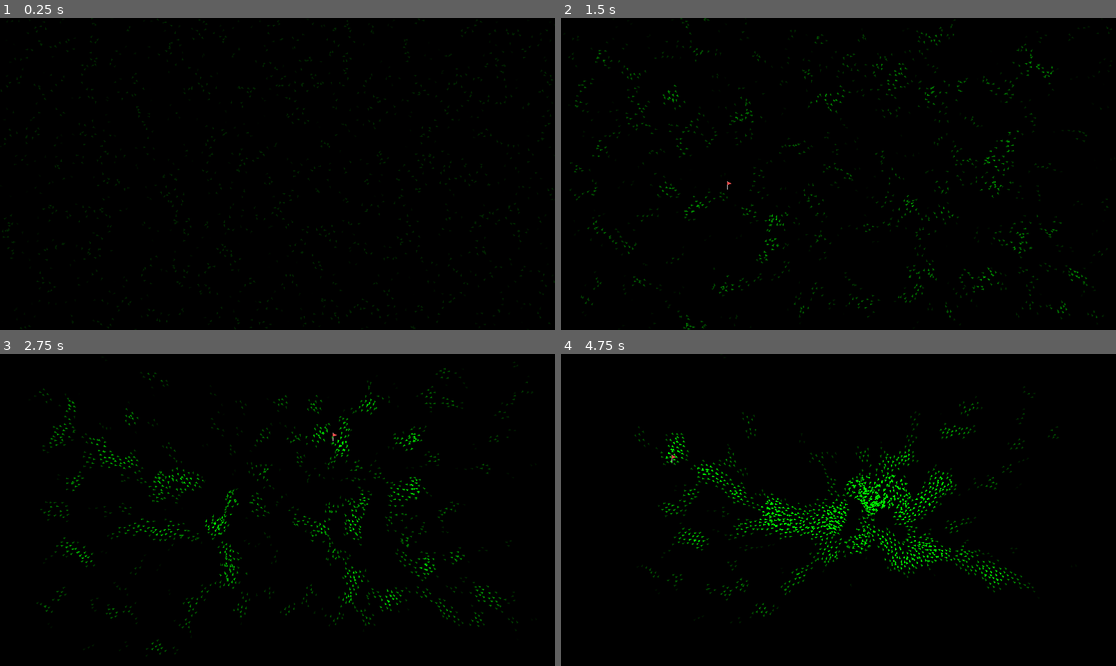
Above: before the commit, frames 1-4 (two rows, left to right).
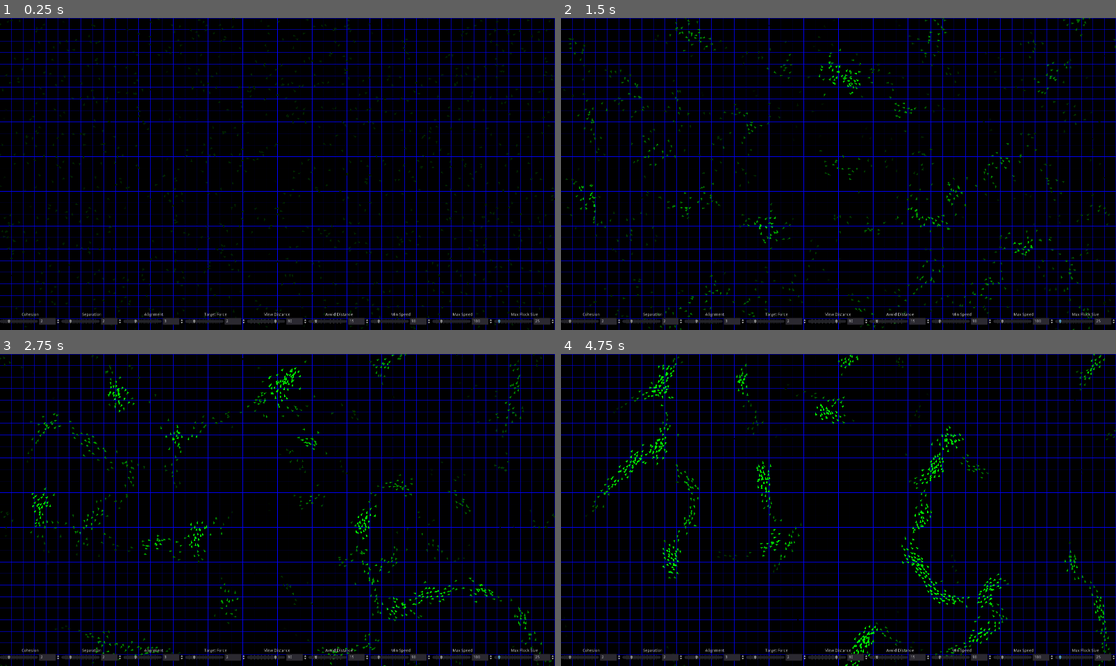
Above: after the commit, the same moments.

Repository: kyrick/godot-boids-acceleration-structure
Game: Godot game, scene res://Levels/RandomSpawn/RandomSpawn.tscn
Same seed, same stepped clock (60 frames per second), same inputs: the game is played once before the commit and once after it.
Inputs (mouse positions are in pixels of both pictures, inside the frame that each line leads up to):
- Up to frame 1 (0.25 s): no input
- Up to frame 2 (1.5 s): move the mouse to (960, 158) at 0.52 s; click (960, 158) at 0.67 s; move the mouse to (727, 189) at 1.27 s; click (727, 189) at 1.42 s
- Up to frame 3 (2.75 s): move the mouse to (333, 441) at 2.02 s; click (333, 441) at 2.17 s
- Up to frame 4 (4.75 s): move the mouse to (810, 572) at 2.77 s; click (810, 572) at 2.92 s; move the mouse to (1005, 556) at 3.52 s; click (1005, 556) at 3.67 s; move the mouse to (672, 463) at 4.27 s; click (672, 463) at 4.42 s

The runs differ from the first frame. In frame 1, 13% of the frame differs, in the area x 0-100%, y 0-100%; in frame 2, 15%; in frame 3, 15%; in frame 4, 16%.

Commit message:
add controls ui. disable flag for now

Diff:
--- a/Actors/Boid/Boid.gd
+++ b/Actors/Boid/Boid.gd
@@ -2,10 +2,10 @@
 
 export(float) var max_speed: = 100.0
 export(float) var min_speed: = 80.0
-export(float) var mouse_follow_force: = 2.0
-export(float) var cohesion_force: = 2.0
-export(float) var algin_force: = 3.0
-export(float) var separation_force: = 5.0
+export(float) var target_force: = 2.0
+export(float) var cohesion: = 2.0
+export(float) var alignment: = 3.0
+export(float) var separation: = 5.0
 export(float) var view_distance: = 50.0
 export(float) var avoid_distance: = 15.0
 export(int) var max_flock_size: = 15
@@ -28,6 +28,8 @@
 
 
 func _input(event):
+	# disable for now
+	return
 	if event is InputEventMouseButton:
 		if event.get_button_index() == BUTTON_LEFT:
 			mouse_follow = true
@@ -44,14 +46,14 @@
 	var vectors = get_flock_status()
 
 	# steer towards vectors
-	var cohesion_vector = vectors[0] * cohesion_force
-	var align_vector = vectors[1] * algin_force
-	var separation_vector = vectors[2] * separation_force
+	var cohesion_vector = vectors[0] * cohesion
+	var align_vector = vectors[1] * alignment
+	var separation_vector = vectors[2] * separation
 	flock_size = vectors[3]
 
 	var acceleration = align_vector + cohesion_vector + separation_vector
 	if mouse_follow:
-		var mouse_vector = global_position.direction_to(_mouse_target) * mouse_follow_force
+		var mouse_vector = global_position.direction_to(_mouse_target) * target_force
 		acceleration += mouse_vector
 
 	velocity = (velocity + acceleration).clamped(max_speed)
@@ -64,11 +66,11 @@
 	var flock_center: = Vector2()
 	var align_vector: = Vector2()
 	var avoid_vector: = Vector2()
-	var flock_size: = 0
+	var other_count: = 0
 
 	for cell in flock:
 		for other in cell:
-			if flock_size == max_flock_size:
+			if other_count == max_flock_size:
 				break
 
 			if other == self:
@@ -78,7 +80,7 @@
 			var other_velocity: Vector2 = other.velocity
 
 			if global_position.distance_to(other_pos) < view_distance:
-				flock_size += 1
+				other_count += 1
 				align_vector += other_velocity
 				flock_center += other_pos
 
@@ -86,16 +88,16 @@
 				if d < avoid_distance:
 					avoid_vector -= other_pos - global_position
 
-	if flock_size:
-		align_vector /= flock_size
-		flock_center /= flock_size
+	if other_count:
+		align_vector /= other_count
+		flock_center /= other_count
 
 		center_vector = global_position.direction_to(flock_center)
 
 	return [center_vector.normalized(),
 			align_vector.normalized(),
 			avoid_vector.normalized(),
-			flock_size]
+			other_count]
 
 
 func get_random_target():
@@ -106,3 +108,35 @@
 func wrap_screen():
 	position.x = wrapf(position.x, 0, screen_size.x)
 	position.y = wrapf(position.y, 0, screen_size.y)
+
+func set_values(params: Dictionary):
+	for param in params.keys():
+		set(param, params[param])
+
+
+func set_max_speed(value: float):
+	max_speed = value
+
+func set_min_speed(value:float):
+	min_speed = value
+
+func set_target_force(value:float):
+	target_force = value
+
+func set_cohesion(value:float):
+	cohesion = value
+
+func set_alignment(value:float):
+	alignment = value
+
+func set_separation(value:float):
+	separation = value
+
+func set_view_distance(value:float):
+	view_distance = value
+
+func set_avoid_distance(value:float):
+	avoid_distance = value
+
+func set_max_flock_size(value:float):
+	max_flock_size = value
--- a/Actors/Boid/Boid.tscn
+++ b/Actors/Boid/Boid.tscn
@@ -3,9 +3,7 @@
 [ext_resource path="res://Actors/Boid/sprites/Chick_Down_Medium.png" type="Texture" id=1]
 [ext_resource path="res://Actors/Boid/Boid.gd" type="Script" id=2]
 
-[node name="Boid" type="Node2D" groups=[
-"prey",
-]]
+[node name="Boid" type="Node2D"]
 script = ExtResource( 2 )
 
 [node name="Chicken" type="Sprite" parent="."]
--- a/Actors/Crow/Crow.tscn
+++ b/Actors/Crow/Crow.tscn
@@ -8,6 +8,7 @@
 __meta__ = {
 "_editor_description_": ""
 }
+avoid_distance = 20.0
 
 [node name="Sprite" type="Sprite" parent="."]
 position = Vector2( 1.61354, 2.23908e-13 )
--- a/Actors/MarkerFlag/MarkerFlag.gd
+++ b/Actors/MarkerFlag/MarkerFlag.gd
@@ -6,6 +6,8 @@
 
 
 func _input(event):
+	# disable for now
+	return
 	if event is InputEventMouseButton:
 		if event.get_button_index() == BUTTON_LEFT:
 			visible = true
--- /dev/null
+++ b/Levels/RandomSpawn/Grid.gd
@@ -0,0 +1,20 @@
+extends Node2D
+
+export var show_grid = true
+
+var struct_size: Vector2
+var struct_scale: int
+
+func _draw():
+	if show_grid and struct_size != null:
+		for x in struct_size.x + 1:
+			var start = Vector2(x * struct_scale, 0)
+			var end = Vector2(x * struct_scale, struct_size.y * struct_scale)
+			draw_line(start, end, Color.blue)
+		for y in struct_size.y + 1:
+			var start = Vector2(0, y * struct_scale)
+			var end = Vector2(struct_size.x * struct_scale, y * struct_scale)
+			draw_line(start, end, Color.blue)
+
+func _process(_delta):
+	update()
--- a/Levels/RandomSpawn/RandomSpawn.gd
+++ b/Levels/RandomSpawn/RandomSpawn.gd
@@ -4,25 +4,28 @@
 
 export(int) var max_boids = 20
 export(PackedScene) var Boid
-export(int) var struct_scale = 10
 export(int) var compute_groups = 4
 
 onready var screen_size: = get_viewport_rect().size
 onready var scaled_points = range(max_boids)
 
-var _accel_struct: AccelStruct
+var accel_struct: AccelStruct
 var boids = []
 
 
 func _ready():
+	var initial_boid_values = $ControlsUI.get_current_values()
+
 	# initialize the boids
 	for _i in max_boids:
 		randomize()
 		var boid = Boid.instance()
 		var init_pos: = Vector2(rand_range(0, screen_size.x), rand_range(0, screen_size.y))
 		boid.position = init_pos
+		boid.add_to_group("boids")
+		boid.set_values(initial_boid_values)
 		boids.append(boid)
-		add_child(boid)
+		$Boids.add_child(boid)
 
 
 func _process(delta):
@@ -30,21 +33,27 @@
 	build_struct()
 	# update each boid with it's respective partition
 	update_boids()
+
+	$Grid.struct_scale = accel_struct._scale
+	$Grid.struct_size = accel_struct.size
+
 	# move the boids
 	process_boids(delta)
 
 
 func build_struct():
-	_accel_struct = AccelStruct.new(screen_size, struct_scale)
+	# set struct scale to a size that will (mostly) fit the view radius
+	var struct_scale = floor(boids[0].view_distance / 2)
+	accel_struct = AccelStruct.new(screen_size, struct_scale)
 	for i in boids.size():
-		var scaled_point = _accel_struct.scale_point(boids[i].position)
-		_accel_struct.add_body(boids[i], scaled_point)
+		var scaled_point = accel_struct.scale_point(boids[i].position)
+		accel_struct.add_body(boids[i], scaled_point)
 		scaled_points[i] = scaled_point
 
 
 func update_boids():
 	for i in boids.size():
-		boids[i].flock = _accel_struct.get_bodies(scaled_points[i])
+		boids[i].flock = accel_struct.get_bodies(scaled_points[i])
 
 
 func process_boids(delta):
--- a/Levels/RandomSpawn/RandomSpawn.tscn
+++ b/Levels/RandomSpawn/RandomSpawn.tscn
@@ -1,20 +1,28 @@
-[gd_scene load_steps=5 format=2]
+[gd_scene load_steps=7 format=2]
 
 [ext_resource path="res://Levels/common/black_tiles.tres" type="TileSet" id=1]
 [ext_resource path="res://Actors/Crow/Crow.tscn" type="PackedScene" id=2]
 [ext_resource path="res://Actors/MarkerFlag/MarkerFlag.tscn" type="PackedScene" id=3]
 [ext_resource path="res://Levels/RandomSpawn/RandomSpawn.gd" type="Script" id=4]
+[ext_resource path="res://Levels/RandomSpawn/Grid.gd" type="Script" id=5]
+[ext_resource path="res://Nodes/UI/ControlsUI/ControlsUI.tscn" type="PackedScene" id=6]
 
 [node name="RandomChickens" type="Node2D"]
 script = ExtResource( 4 )
-max_boids = 1500
+max_boids = 1000
 Boid = ExtResource( 2 )
-struct_scale = 20
 
 [node name="TileMap" type="TileMap" parent="."]
 tile_set = ExtResource( 1 )
 format = 1
 tile_data = PoolIntArray( 0, 0, 0, 1, 0, 0, 2, 0, 0, 3, 0, 0, 4, 0, 0, 5, 0, 0, 6, 0, 0, 7, 0, 0, 8, 0, 0, 9, 0, 0, 10, …(7616 unchanged characters)…
 
+[node name="Grid" type="Node2D" parent="."]
+script = ExtResource( 5 )
+
 [node name="Flag" parent="." instance=ExtResource( 3 )]
 position = Vector2( 514.017, 517.564 )
+
+[node name="Boids" type="Node2D" parent="."]
+
+[node name="ControlsUI" parent="." instance=ExtResource( 6 )]
--- /dev/null
+++ b/Nodes/UI/ControlsUI/ControlsUI.gd
@@ -0,0 +1,7 @@
+extends Control
+
+func get_current_values() -> Dictionary:
+	var values = {}
+	for control in $Sliders.get_children():
+		values[control.parameter] = control.get_value()
+	return values
--- /dev/null
+++ b/Nodes/UI/ControlsUI/ControlsUI.tscn
@@ -0,0 +1,90 @@
+[gd_scene load_steps=3 format=2]
+
+[ext_resource path="res://Nodes/UI/Slider/Slider.tscn" type="PackedScene" id=1]
+[ext_resource path="res://Nodes/UI/ControlsUI/ControlsUI.gd" type="Script" id=2]
+
+[node name="ControlsUI" type="Control"]
+margin_right = 1920.0
+margin_bottom = 1080.0
+script = ExtResource( 2 )
+__meta__ = {
+"_edit_use_anchors_": false
+}
+
+[node name="Sliders" type="HBoxContainer" parent="."]
+anchor_top = 1.0
+anchor_right = 1.0
+anchor_bottom = 1.0
+margin_top = -60.0
+size_flags_horizontal = 3
+__meta__ = {
+"_edit_use_anchors_": false
+}
+
+[node name="Cohesion" parent="Sliders" instance=ExtResource( 1 )]
+margin_right = 209.0
+margin_bottom = 60.0
+initial_value = 2
+
+[node name="Separation" parent="Sliders" instance=ExtResource( 1 )]
+margin_left = 213.0
+margin_right = 423.0
+margin_bottom = 60.0
+parameter = "separation"
+initial_value = 2
+
+[node name="Alignment" parent="Sliders" instance=ExtResource( 1 )]
+margin_left = 427.0
+margin_right = 637.0
+margin_bottom = 60.0
+parameter = "alignment"
+initial_value = 3
+
+[node name="TargetForce" parent="Sliders" instance=ExtResource( 1 )]
+margin_left = 641.0
+margin_right = 851.0
+margin_bottom = 60.0
+parameter = "target_force"
+initial_value = 2
+
+[node name="ViewDistance" parent="Sliders" instance=ExtResource( 1 )]
+margin_left = 855.0
+margin_right = 1064.0
+margin_bottom = 60.0
+parameter = "view_distance"
+initial_value = 80
+min_value = 5
+max_value = 100
+
+[node name="AvoidDistance" parent="Sliders" instance=ExtResource( 1 )]
+margin_left = 1068.0
+margin_right = 1278.0
+margin_bottom = 60.0
+parameter = "avoid_distance"
+initial_value = 15
+max_value = 100
+
+[node name="MinSpeed" parent="Sliders" instance=ExtResource( 1 )]
+margin_left = 1282.0
+margin_right = 1492.0
+margin_bottom = 60.0
+parameter = "min_speed"
+initial_value = 90
+max_value = 500
+
+[node name="MaxSpeed" parent="Sliders" instance=ExtResource( 1 )]
+margin_left = 1496.0
+margin_right = 1706.0
+margin_bottom = 60.0
+parameter = "max_speed"
+initial_value = 100
+max_value = 500
+
+[node name="MaxFlockSize" parent="Sliders" instance=ExtResource( 1 )]
+margin_left = 1710.0
+margin_right = 1920.0
+margin_bottom = 60.0
+parameter = "max_flock_size"
+initial_value = 25
+min_value = 1
+max_value = 300
--- /dev/null
+++ b/Nodes/UI/Slider/Slider.gd
@@ -0,0 +1,34 @@
+extends MarginContainer
+
+export var parameter := "cohesion"
+export var group := "boids"
+export(int) var initial_value: = 1
+export(int) var min_value: = 0
+export(int) var max_value: = 10
+
+func _ready() -> void:
+	$VBoxContainer/HBoxContainer/HSlider.min_value = min_value
+	$VBoxContainer/HBoxContainer/HSlider.max_value = max_value
+	$VBoxContainer/HBoxContainer/HSlider.value = initial_value
+
+	$VBoxContainer/HBoxContainer/SpinBox.min_value = min_value
+	$VBoxContainer/HBoxContainer/SpinBox.max_value = max_value
+	$VBoxContainer/HBoxContainer/SpinBox.value = initial_value
+
+	$VBoxContainer/Label.text = parameter.capitalize()
+
+func _on_value_changed(value: float) -> void:
+	get_tree().call_group(group, "set_"+parameter, value)
+
+func get_value():
+	return $VBoxContainer/HBoxContainer/HSlider.value
+
+func _on_SpinBox_value_changed(value: float) -> void:
+	_on_value_changed(value)
+	$VBoxContainer/HBoxContainer/HSlider.value = value
+	# prevent further keyboard input from being placed inside spinbox
+	$VBoxContainer/HBoxContainer/HSlider.grab_focus()
+
+func _on_HSlider_value_changed(value: float) -> void:
+	_on_value_changed(value)
+	$VBoxContainer/HBoxContainer/SpinBox.value = value
--- /dev/null
+++ b/Nodes/UI/Slider/Slider.tscn
@@ -0,0 +1,43 @@
+[gd_scene load_steps=2 format=2]
+
+[ext_resource path="res://Nodes/UI/Slider/Slider.gd" type="Script" id=1]
+
+[node name="Slider" type="MarginContainer"]
+margin_right = 369.0
+margin_bottom = 53.0
+size_flags_horizontal = 3
+size_flags_vertical = 3
+script = ExtResource( 1 )
+__meta__ = {
+"_edit_use_anchors_": false
+}
+
+[node name="VBoxContainer" type="VBoxContainer" parent="."]
+margin_right = 369.0
+margin_bottom = 53.0
+
+[node name="Label" type="Label" parent="VBoxContainer"]
+margin_right = 369.0
+margin_bottom = 14.0
+text = "Control"
+align = 1
+
+[node name="HBoxContainer" type="HBoxContainer" parent="VBoxContainer"]
+margin_top = 18.0
+margin_right = 369.0
+margin_bottom = 42.0
+
+[node name="HSlider" type="HSlider" parent="VBoxContainer/HBoxContainer"]
+margin_right = 291.0
+margin_bottom = 24.0
+size_flags_horizontal = 3
+size_flags_vertical = 1
+tick_count = 20
+
+[node name="SpinBox" type="SpinBox" parent="VBoxContainer/HBoxContainer"]
+margin_left = 295.0
+margin_right = 369.0
+margin_bottom = 24.0
+
+[connection signal="value_changed" from="VBoxContainer/HBoxContainer/HSlider" to="." method="_on_HSlider_value_changed"]
+[connection signal="value_changed" from="VBoxContainer/HBoxContainer/SpinBox" to="." method="_on_SpinBox_value_changed"]
